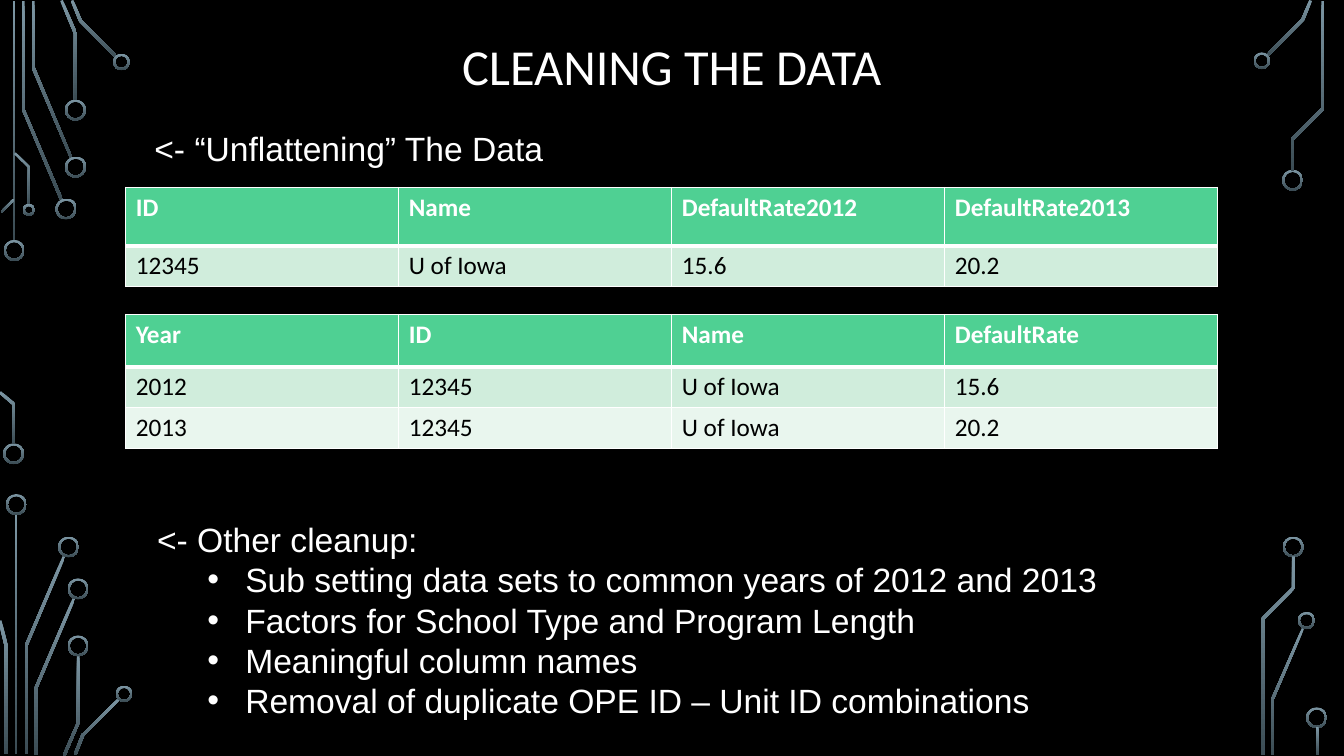
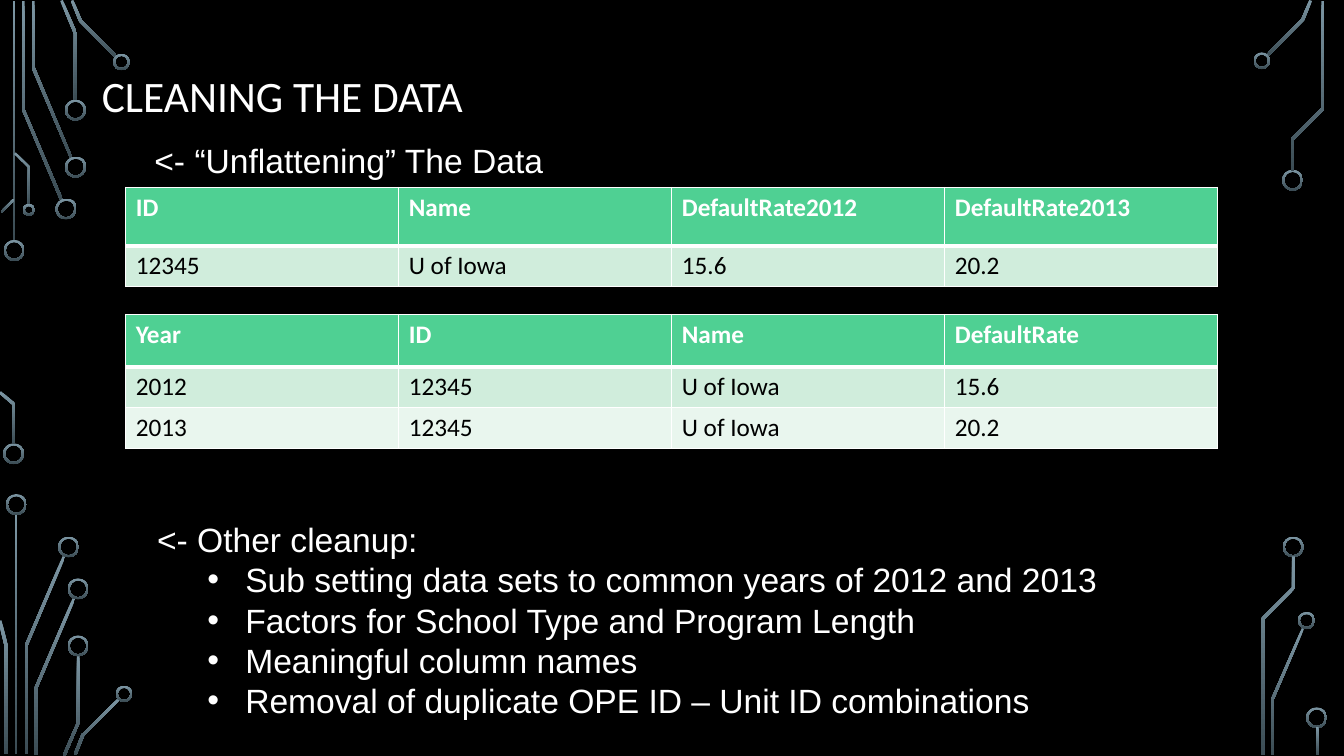
Before and after one commit to matt-pelham/rgang, a slide deck: slide 7 of Default Data Group Project - final version.pptx. Drawn at 1344x756 pixels with LibreOffice and Linux fonts; fonts in the diff are those of the drawing; background and template pictures are left out. Boxes give left, top, right and bottom in pixels: in the first picture for what was removed or moved away, otherwise in the second. Text is boxed around its words. In the diff, an @@ line names an element or a change of style, - is before the commit and + after.

```diff
--- a/Default Data Group Project - final version.pptx
+++ b/Default Data Group Project - final version.pptx
@@ text "CLEANING THE DATA": place and size @@
-text "CLEANING THE DATA" at <box>462,52,881,86</box>
+text "CLEANING THE DATA" at <box>102,84,463,113</box>
@@ text "CLEANING THE DATA" at <box>102,84,463,113</box>: size 36 to 31 pt; alignment centre to left; line spacing 0.9 to 1; vertical alignment middle to top @@
@@ text "<- “Unflattening” The Data": place and size @@
-text "<- “Unflattening” The Data" at <box>195,136,543,168</box>
+text "<- “Unflattening” The Data" at <box>195,148,543,180</box>
```
Also in this commit, not shown: 15 other slides changed.
